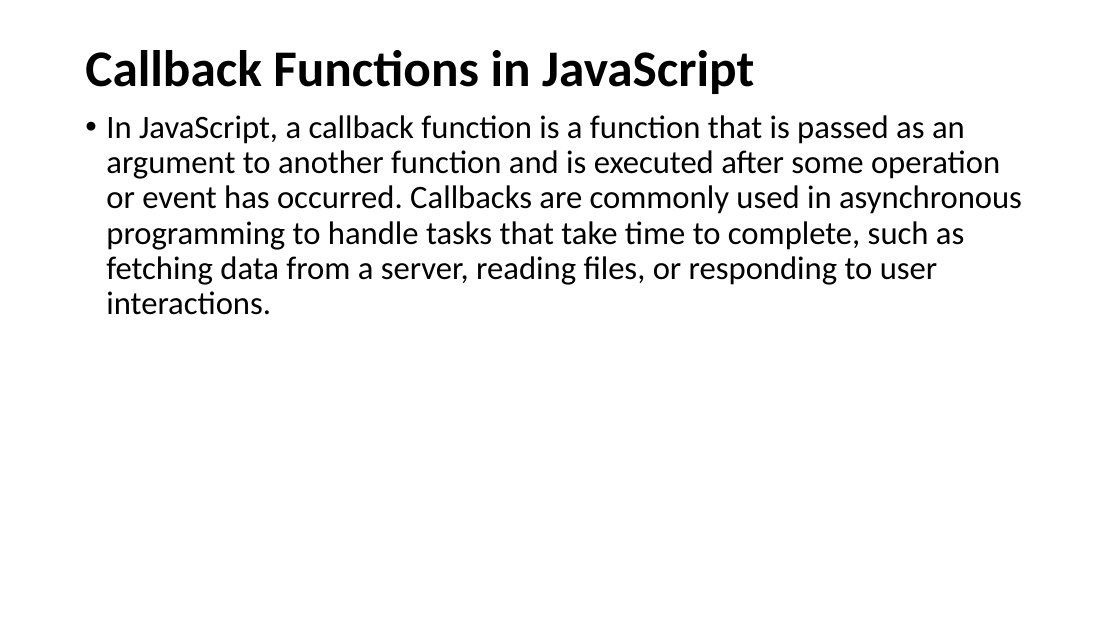
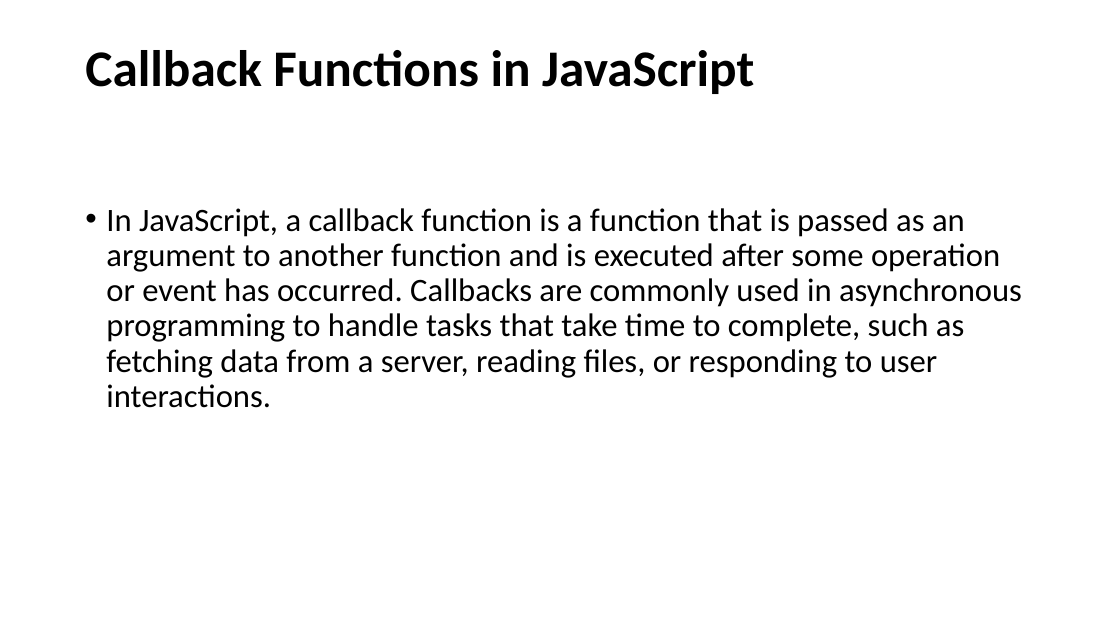
Before and after one commit to SethLK/JavaScript-Wizard-Course-for-Beginners, a slide deck: slide 60 of JavaScript Master Course for Beginners.pptx (slide 59 before the commit). Drawn at 1120x630 pixels with LibreOffice and Linux fonts; fonts in the diff are those of the drawing. Boxes give left, top, right and bottom in pixels: in the first picture for what was removed or moved away, otherwise in the second. Text is boxed around its words. In the diff, an @@ line names an element or a change of style, - is before the commit and + after.

```diff
--- a/JavaScript Master Course for Beginners.pptx
+++ b/JavaScript Master Course for Beginners.pptx
@@ text "In JavaScript, a callback function ...": place and size @@
-text "In JavaScript, a callback function ..." at <box>106,115,1022,315</box>
+text "In JavaScript, a callback function ..." at <box>106,208,1022,408</box>
```
Also in this commit, not shown: 8 other slides changed, 15 slides added.
